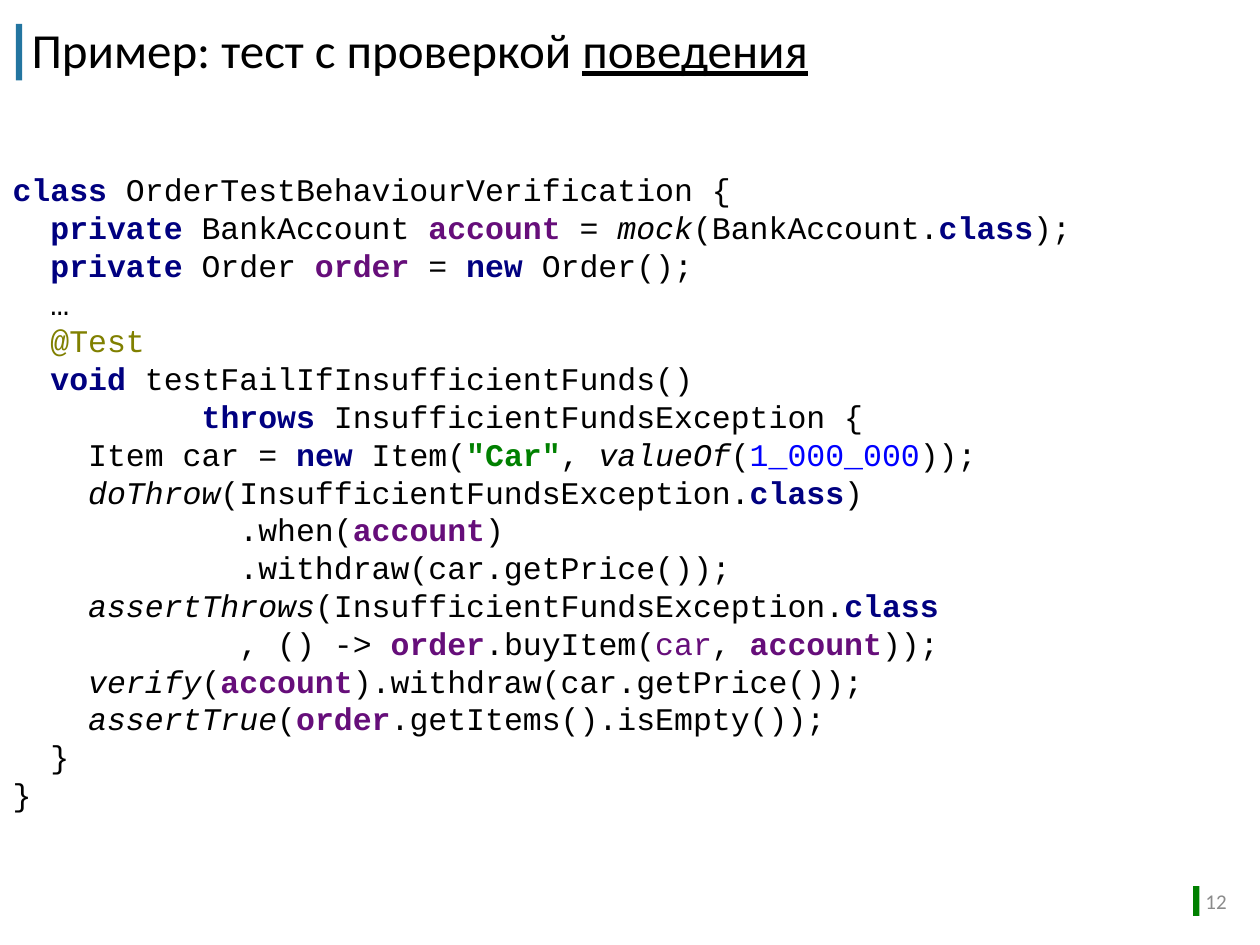
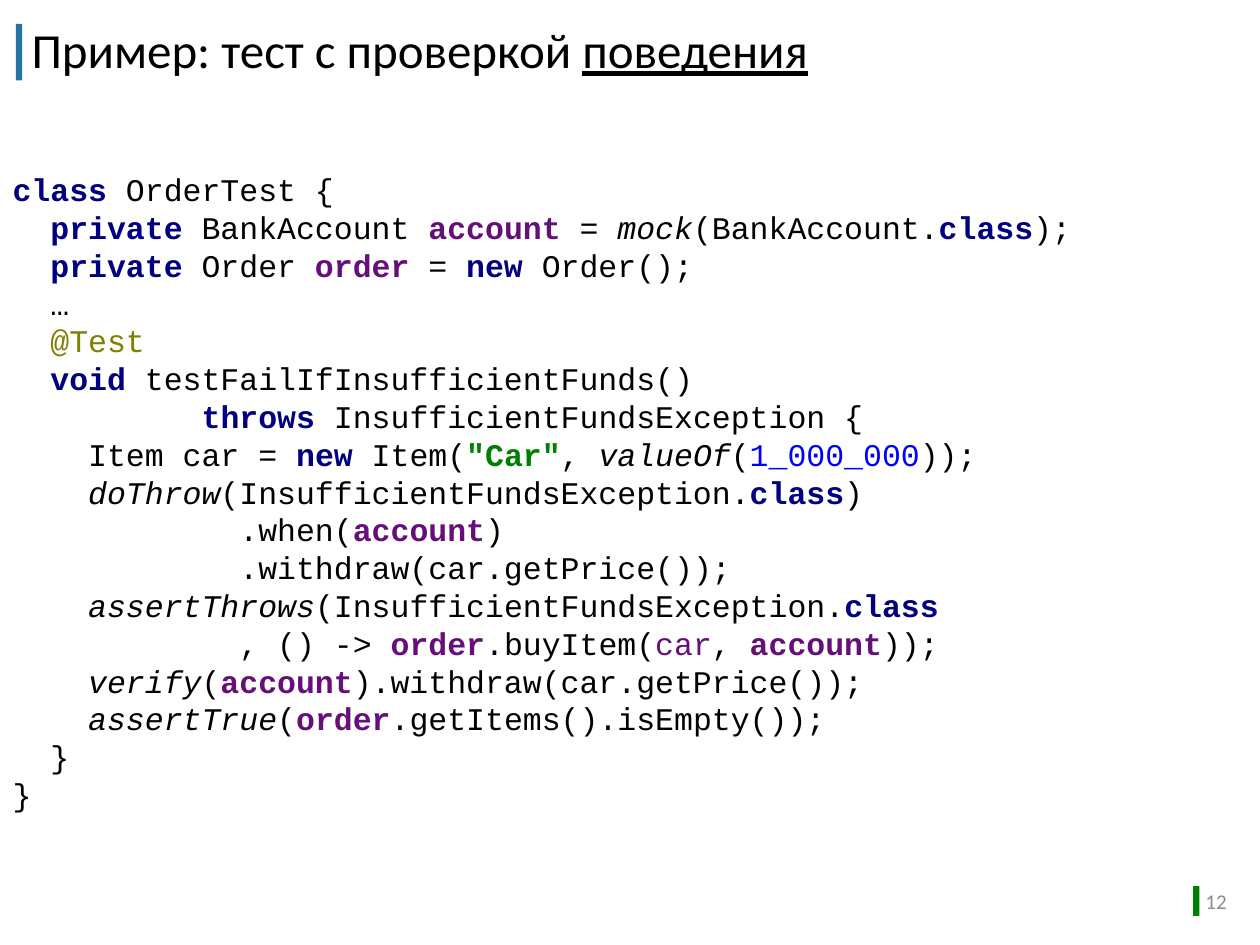
Before and after one commit to sbtqa/tutorials, a slide deck: slide 12 of automationqa-course/11.advanced/mockito/1.What is mockito/Что такое mockito.pptx. Drawn at 1260x945 pixels with LibreOffice and Linux fonts; fonts in the diff are those of the drawing; background and template pictures are left out. Boxes give left, top, right and bottom in pixels: in the first picture for what was removed or moved away, otherwise in the second. Text is boxed around its words. In the diff, an @@ line names an element or a change of style, - is before the commit and + after.

```diff
--- a/automationqa-course/11.advanced/mockito/1.What is mockito/Что такое mockito.pptx
+++ b/automationqa-course/11.advanced/mockito/1.What is mockito/Что такое mockito.pptx
@@ text at (13,178,1071,737): text changed @@
-class OrderTestBehaviourVerification {
-private BankAccount account = mock(BankAccount.class);
-private Order order = new Order();
-…
-@Test
-void testFailIfInsufficientFunds()
-throws InsufficientFundsException {
-Item car = new Item("Car", valueOf(1_000_000));
-doThrow(InsufficientFundsException.class)
-.when(account)
-.withdraw(car.getPrice());
-assertThrows(InsufficientFundsException.class
-, () -> order.buyItem(car, account));
-verify(account).withdraw(car.getPrice());
-assertTrue(order.getItems().isEmpty());
-}
-}
+class OrderTest {
+private BankAccount account = mock(BankAccount.class);
+private Order order = new Order();
+…
+@Test
+void testFailIfInsufficientFunds()
+throws InsufficientFundsException {
+Item car = new Item("Car", valueOf(1_000_000));
+doThrow(InsufficientFundsException.class)
+.when(account)
+.withdraw(car.getPrice());
+assertThrows(InsufficientFundsException.class
+, () -> order.buyItem(car, account));
+verify(account).withdraw(car.getPrice());
+assertTrue(order.getItems().isEmpty());
+}
+}
```
Also in this commit, not shown: 5 other slides changed, 1 other file.
